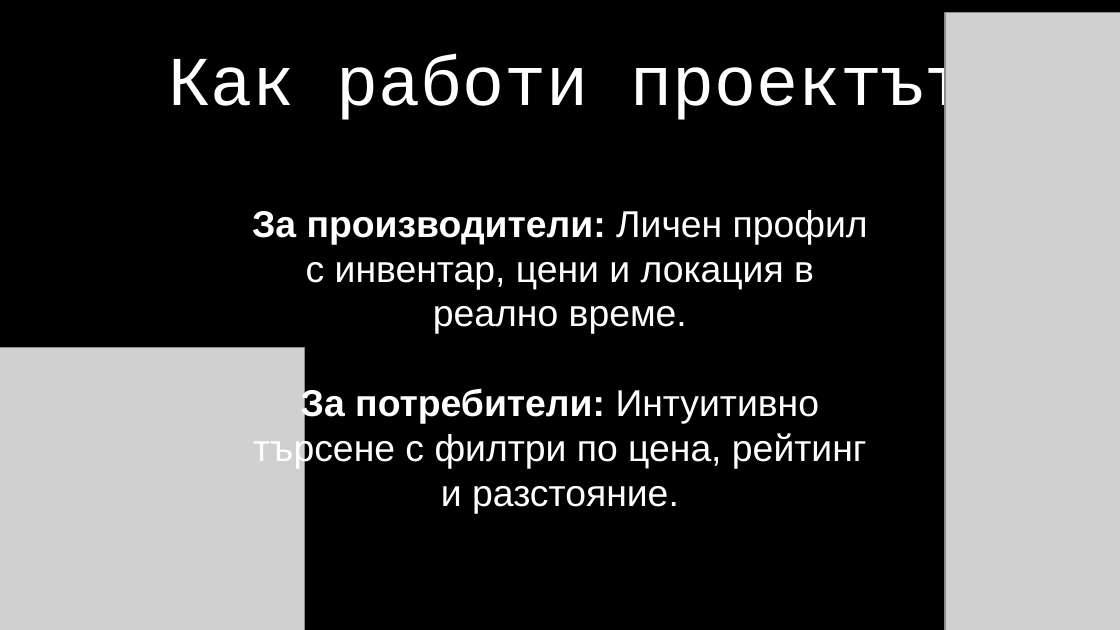
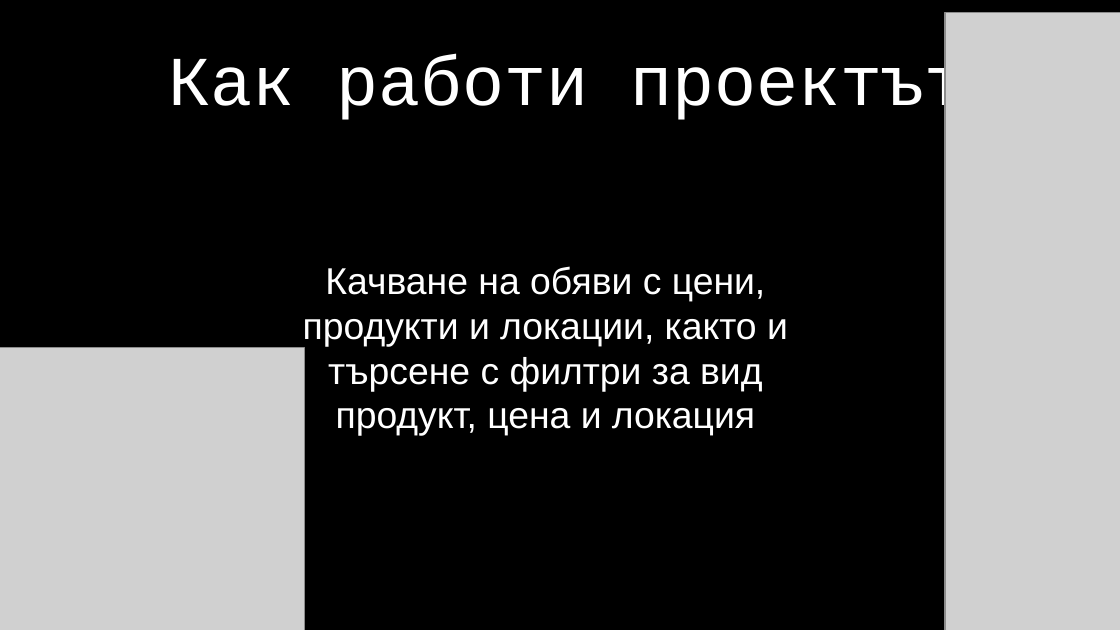
Before and after one commit to KrisD16/HackTUES128velit, a slide deck: slide 5 of pr1 (2).pptx. Drawn at 1120x630 pixels with LibreOffice and Linux fonts; fonts in the diff are those of the drawing; grey boxes stand for pictures; background and template pictures are left out. Boxes give left, top, right and bottom in pixels: in the first picture for what was removed or moved away, otherwise in the second. Text is boxed around its words. In the diff, an @@ line names an element or a change of style, - is before the commit and + after.

Commit message:
pr1.2.3

```diff
--- a/pr1 (2).pptx
+++ b/pr1 (2).pptx
@@ text at (303, 266, 788, 436): text changed @@
-За производители: Личен профил с инвентар, цени и локация в реално време.
-За потребители: Интуитивно търсене с филтри по цена, рейтинг и разстояние.
+Качване на обяви с цени, продукти и локации, както и търсене с филтри за вид продукт, цена и локация
```
Also in this commit, not shown: 1 other slide changed, 1 slide removed.
